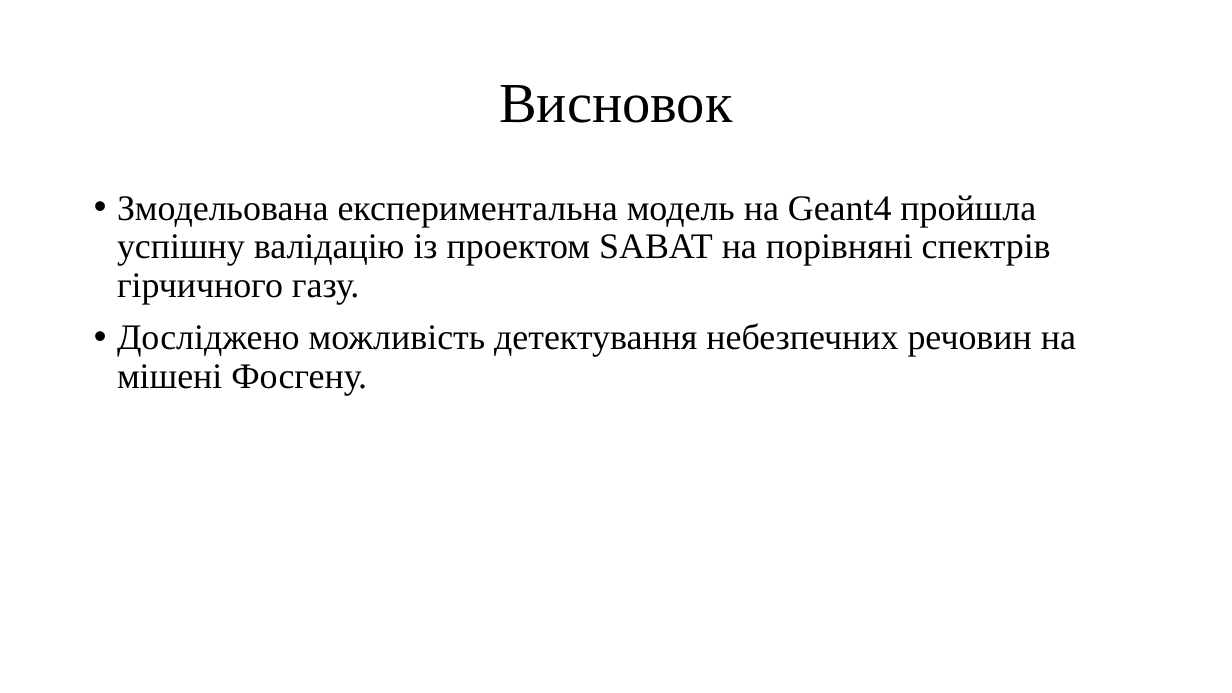
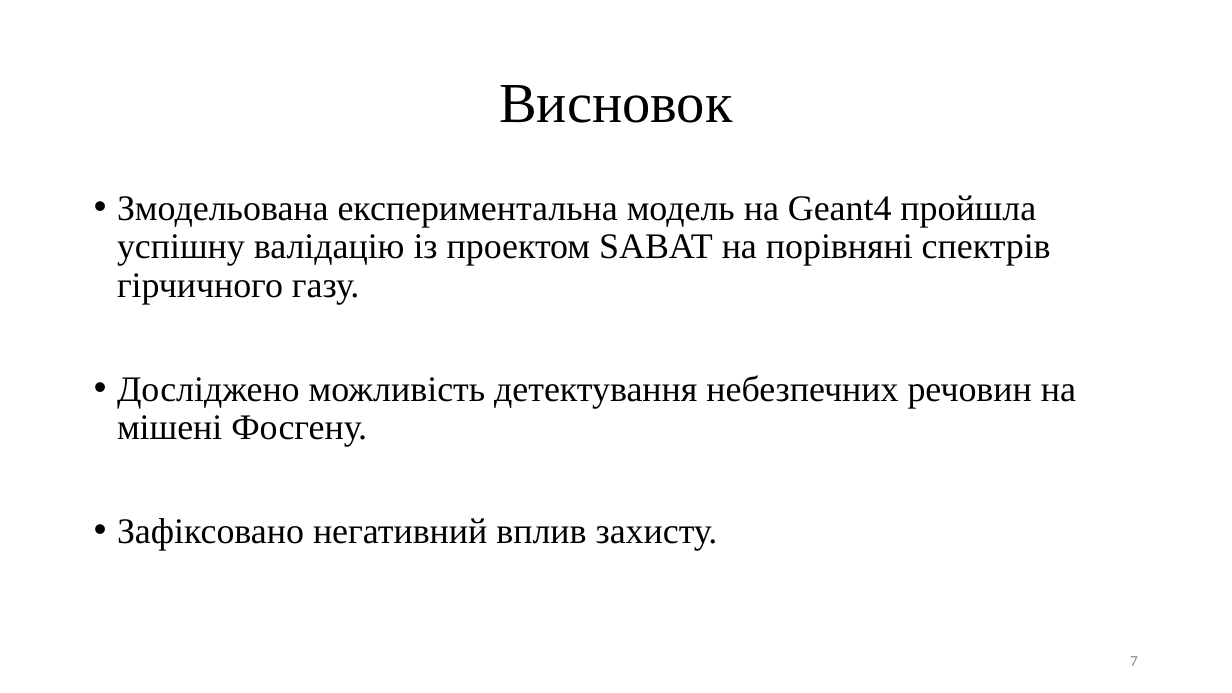
Before and after one commit to npd2020/diploms, a slide deck: slide 7 of a.mulyar/GW/Звіт/Муляр Андрій.pptx. Drawn at 1232x693 pixels with LibreOffice and Linux fonts; fonts in the diff are those of the drawing. Boxes give left, top, right and bottom in pixels: in the first picture for what was removed or moved away, otherwise in the second. Text is boxed around its words. In the diff, an @@ line names an element or a change of style, - is before the commit and + after.

```diff
--- a/a.mulyar/GW/Звіт/Муляр Андрій.pptx
+++ b/a.mulyar/GW/Звіт/Муляр Андрій.pptx
@@ text at [117, 518, 718, 550]: paragraph added @@
+• Зафіксовано негативний вплив захисту.
@@ page number added at [1130, 656, 1138, 666], 12 pt, text #8C8C8C @@
+7
```
Also in this commit, not shown: 6 other slides changed.
